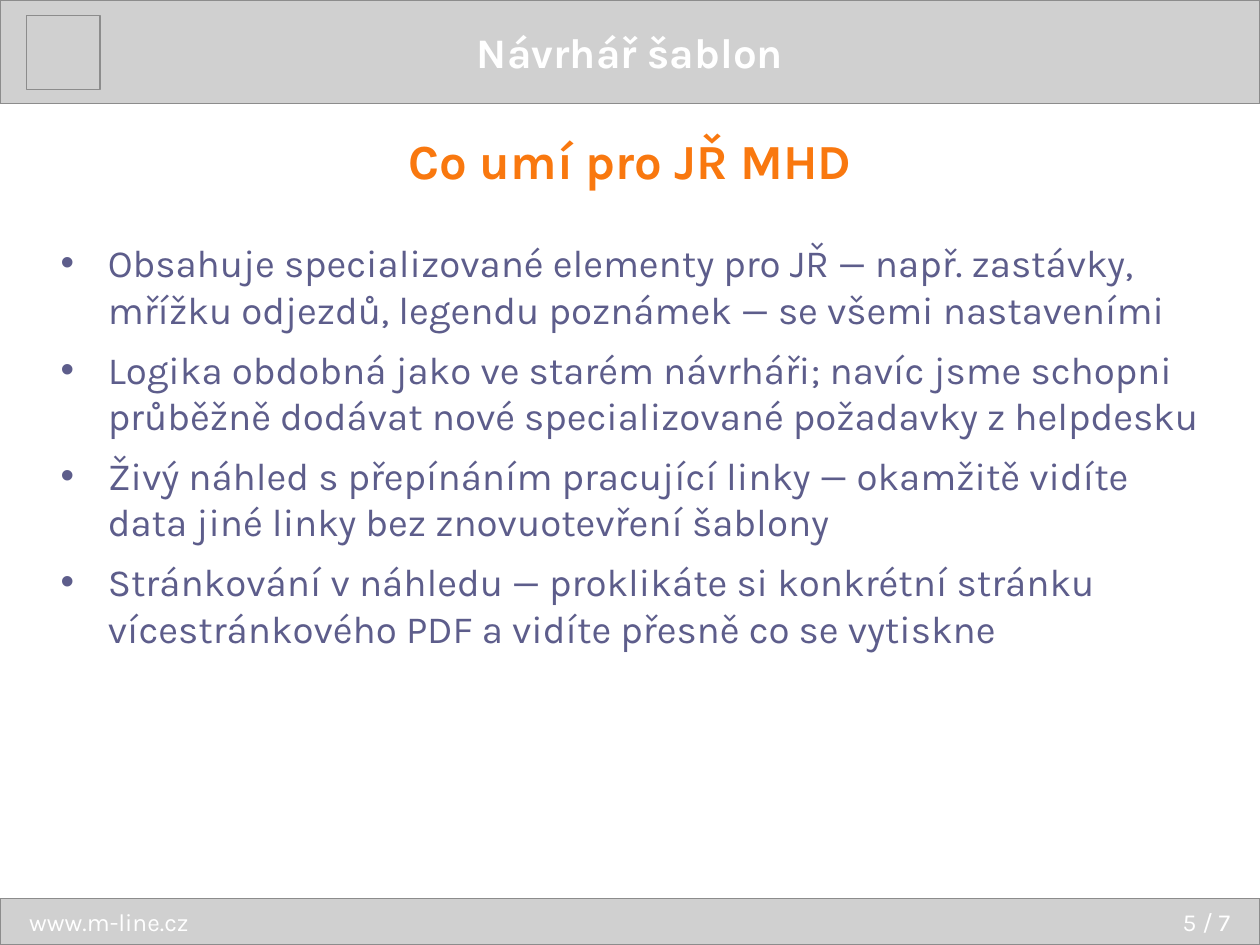
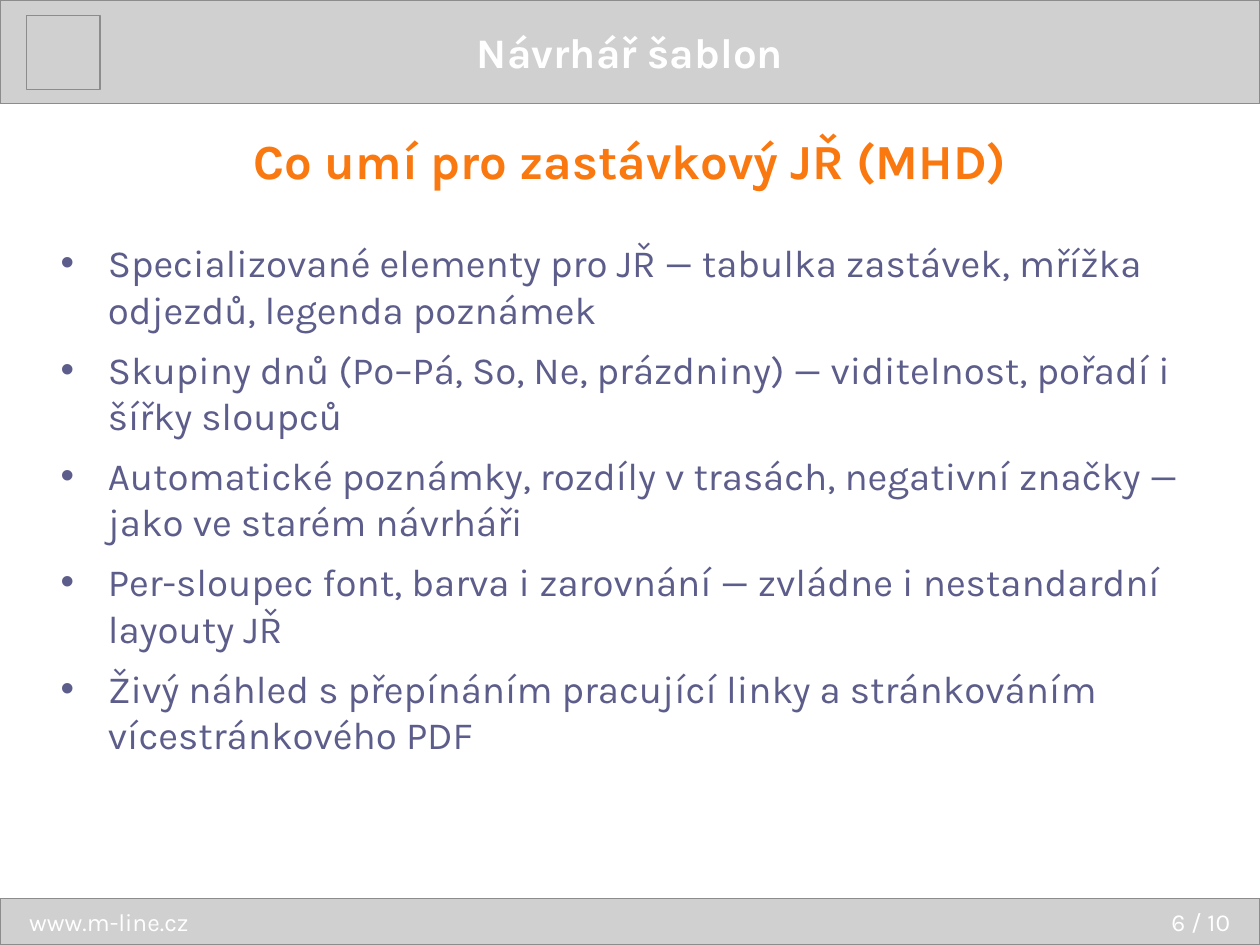
Before and after one commit to dracekmartin/EDISON2-projekt, a slide deck: slide 6 of TemplateDesigner/prezentace/TemplateDesigner.pptx (slide 5 before the commit). Drawn at 1260x945 pixels with LibreOffice and Linux fonts; fonts in the diff are those of the drawing; grey boxes stand for pictures. Boxes give left, top, right and bottom in pixels: in the first picture for what was removed or moved away, otherwise in the second. Text is boxed around its words. In the diff, an @@ line names an element or a change of style, - is before the commit and + after.

```diff
--- a/TemplateDesigner/prezentace/TemplateDesigner.pptx
+++ b/TemplateDesigner/prezentace/TemplateDesigner.pptx
@@ text at <box>254,135,1006,191</box>: text changed @@
-Co umí pro JŘ MHD
+Co umí pro zastávkový JŘ (MHD)
@@ text at <box>108,243,1169,750</box>: text changed @@
-• Obsahuje specializované elementy pro JŘ — např. zastávky, mřížku odjezdů, legendu poznámek — se všemi nastaveními
-• Logika obdobná jako ve starém návrháři; navíc jsme schopni průběžně dodávat nové specializované požadavky z helpdesku
-• Živý náhled s přepínáním pracující linky — okamžitě vidíte data jiné linky bez znovuotevření šablony
-• Stránkování v náhledu — proklikáte si konkrétní stránku vícestránkového PDF a vidíte přesně co se vytiskne
+• Specializované elementy pro JŘ — tabulka zastávek, mřížka odjezdů, legenda poznámek
+• Skupiny dnů (Po–Pá, So, Ne, prázdniny) — viditelnost, pořadí i šířky sloupců
+• Automatické poznámky, rozdíly v trasách, negativní značky — jako ve starém návrháři
+• Per-sloupec font, barva i zarovnání — zvládne i nestandardní layouty JŘ
+• Živý náhled s přepínáním pracující linky a stránkováním vícestránkového PDF
@@ text at <box>1171,916,1230,931</box>: text changed @@
-5 / 7
+6 / 10
```
Also in this commit, not shown: 6 other slides changed, 3 slides added, 1 other file.
